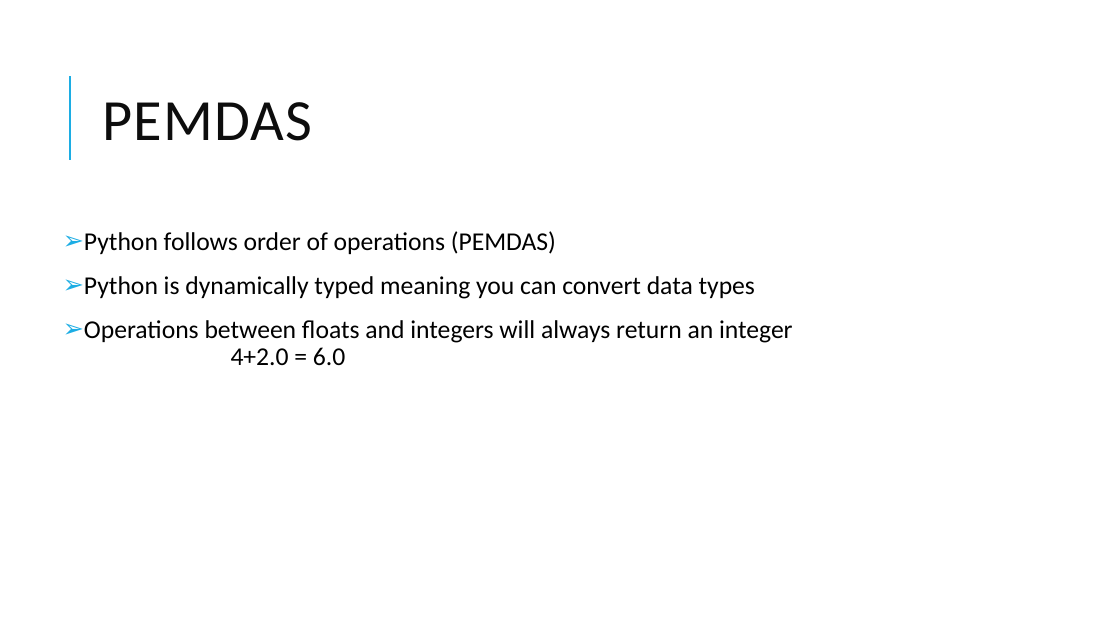
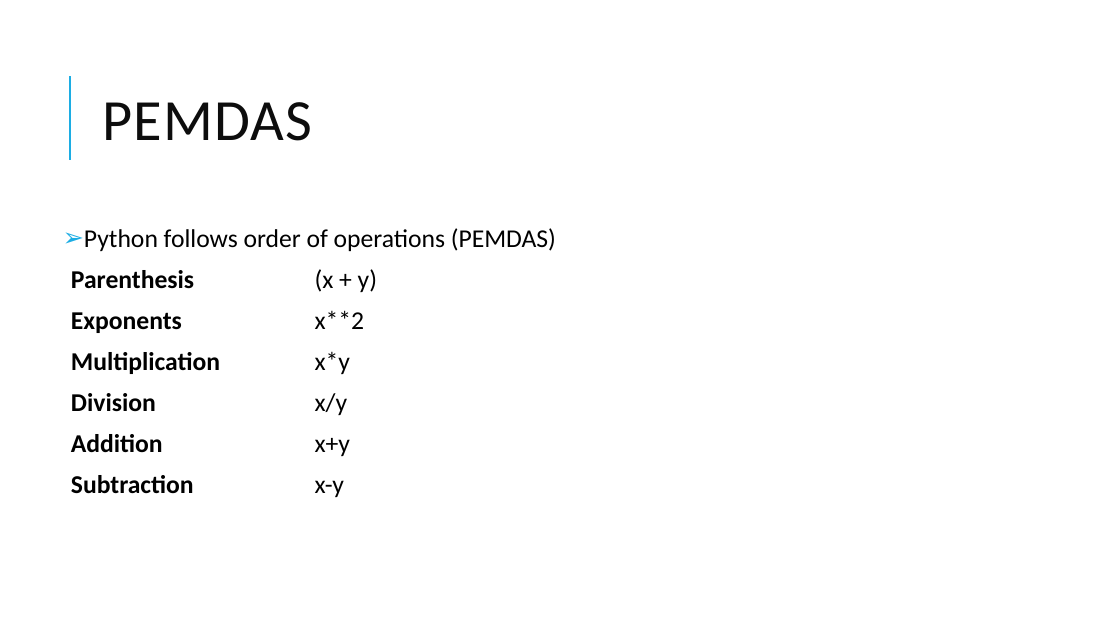
Before and after one commit to eicandanedo/python101, a slide deck: slide 18 of 1. Input Output/Lessons/Introduction to Python 1.pptx (slide 19 before the commit). Drawn at 1120x630 pixels with LibreOffice and Linux fonts; fonts in the diff are those of the drawing. Boxes give left, top, right and bottom in pixels: in the first picture for what was removed or moved away, otherwise in the second. Text is boxed around its words. In the diff, an @@ line names an element or a change of style, - is before the commit and + after.

```diff
--- a/1. Input Output/Lessons/Introduction to Python 1.pptx
+++ b/1. Input Output/Lessons/Introduction to Python 1.pptx
@@ text at (84,228,556,251): line spacing 0.9 to 0.8 @@
@@ text at (71,269,377,497): text changed; bold on @@
-➢ Python is dynamically typed meaning you can convert data types
-➢ Operations between floats and integers will always return an integer
-  4+2.0 = 6.0
+  Parenthesis (x + y)
+  Exponents x**2
+  Multiplication x*y
+  Division x/y
+  Addition x+y
+  Subtraction x-y
```
Also in this commit, not shown: 6 other slides changed, 1 slide removed.
